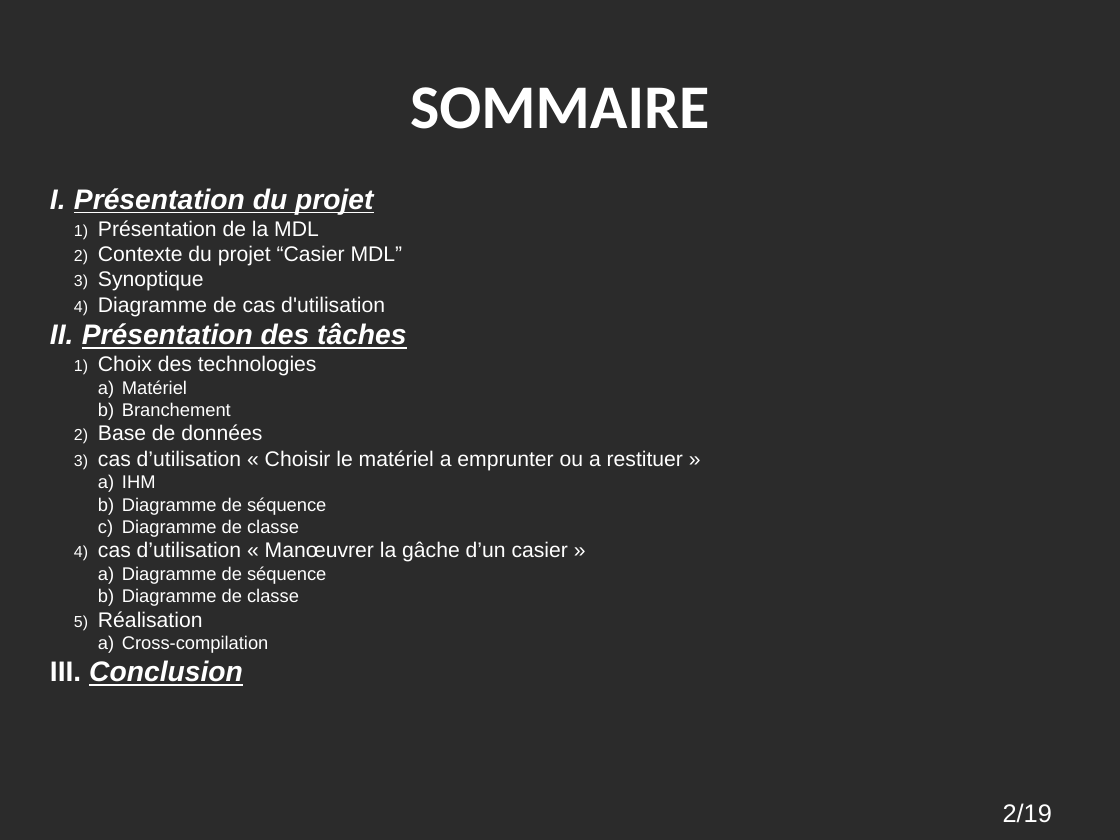
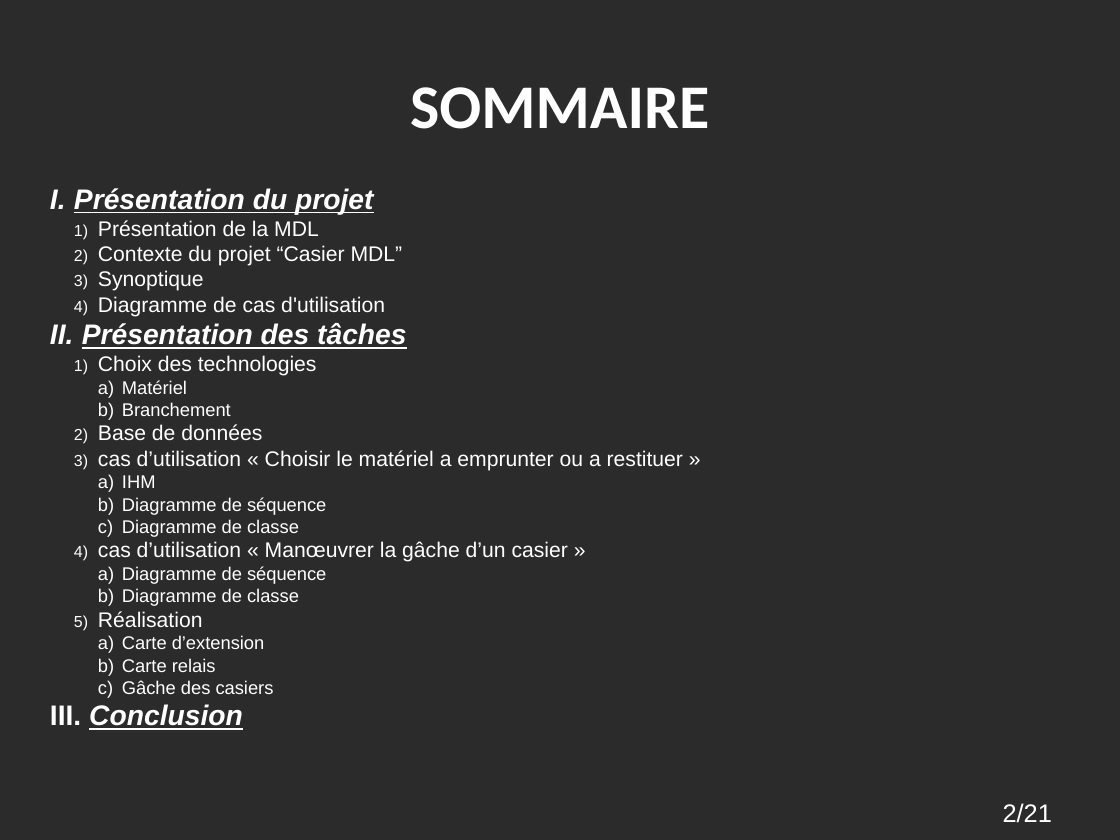
Before and after one commit to cbourgouin/Projet_Casier, a slide deck: slide 2 of Parties_Raspberry_Gaches/Diapo de revue/Revue de Projet Final Bourgouin Charly.odp. Drawn at 1120x840 pixels with LibreOffice and Linux fonts; fonts in the diff are those of the drawing; background and template pictures are left out; a plain dark background stands for a picture behind light text. Boxes give left, top, right and bottom in pixels: in the first picture for what was removed or moved away, otherwise in the second. Text is boxed around its words. In the diff, an @@ line names an element or a change of style, - is before the commit and + after.

```diff
--- a/Parties_Raspberry_Gaches/Diapo de revue/Revue de Projet Final Bourgouin Charly.odp
+++ b/Parties_Raspberry_Gaches/Diapo de revue/Revue de Projet Final Bourgouin Charly.odp
@@ text at [122, 635, 274, 694]: text changed @@
-    a) Cross-compilation
+    a) Carte d’extension
+    b) Carte relais
+    c) Gâche des casiers
@@ page number at [1003, 803, 1052, 823]: text changed @@
-2/19
+2/21
```
Also in this commit, not shown: 3 other slides changed, 3 slides added, 1 slide removed, 20 other files.
